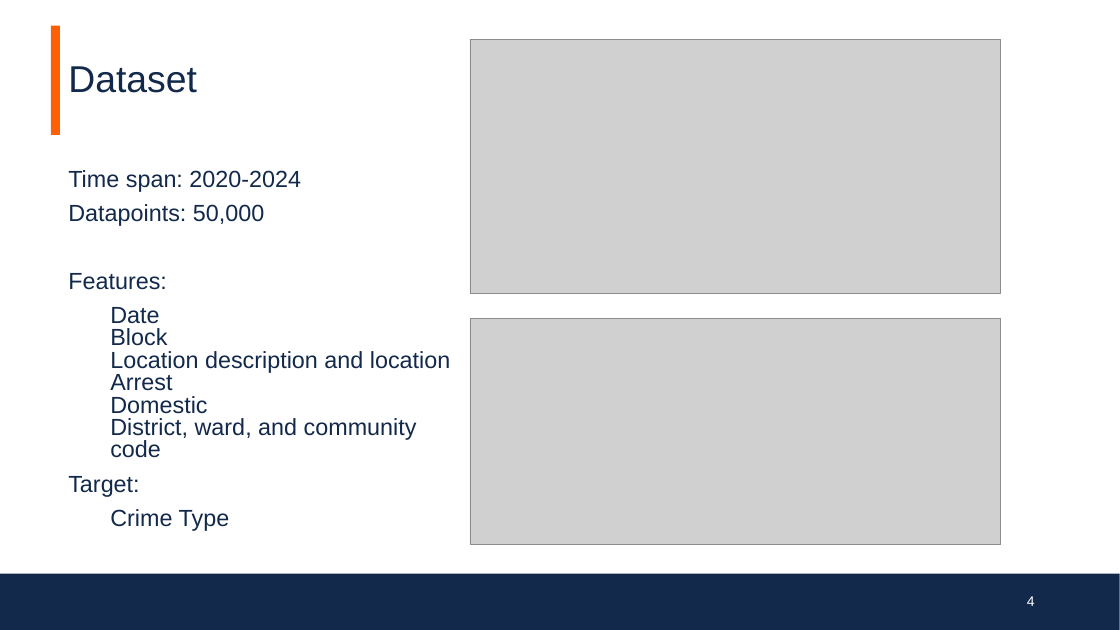
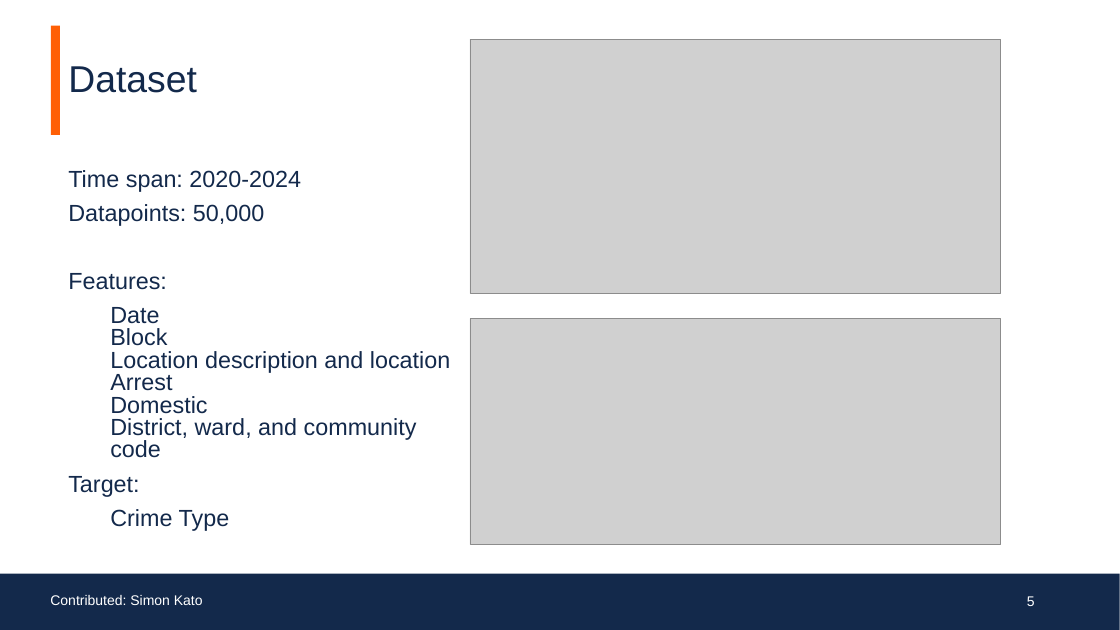
Before and after one commit to SimonKato/Chicago-Crime-Analysis, a slide deck: slide 5 of FinalPresentation.pptx (slide 4 before the commit). Drawn at 1120x630 pixels with LibreOffice and Linux fonts; fonts in the diff are those of the drawing; grey boxes stand for pictures; background and template pictures are left out. Boxes give left, top, right and bottom in pixels: in the first picture for what was removed or moved away, otherwise in the second. Text is boxed around its words. In the diff, an @@ line names an element or a change of style, - is before the commit and + after.

```diff
--- a/FinalPresentation.pptx
+++ b/FinalPresentation.pptx
@@ text added at box(50, 595, 203, 605), 12 pt, text #FFFFFF @@
+Contributed: Simon Kato
@@ page number at box(1027, 596, 1035, 606): text changed @@
-4
+5
```
Also in this commit, not shown: 7 other slides changed, 5 slides added, 14 other files.
